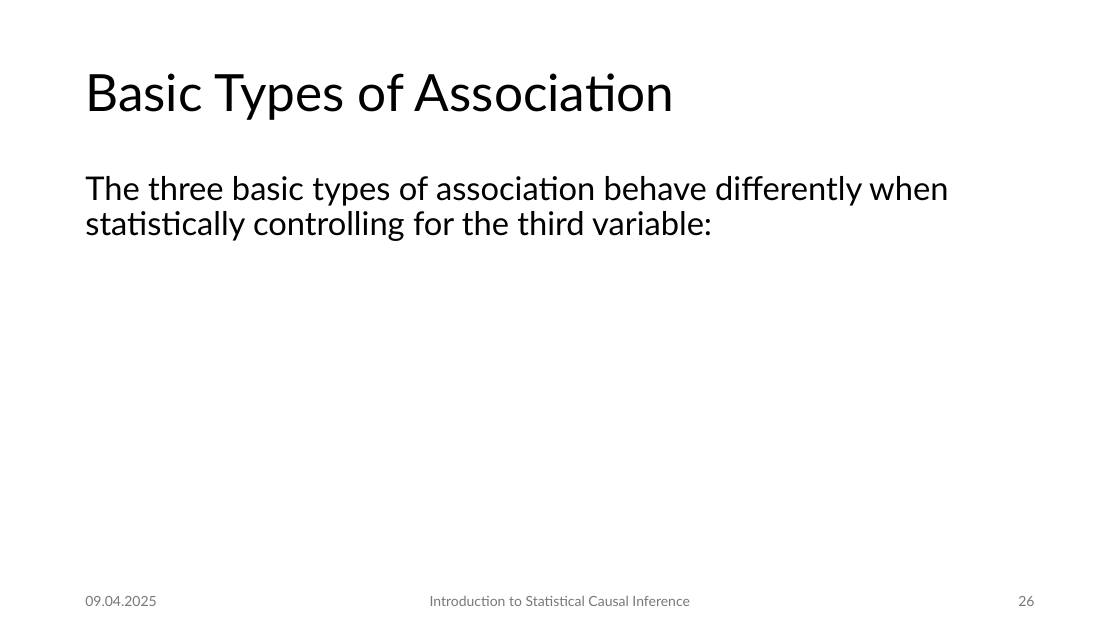
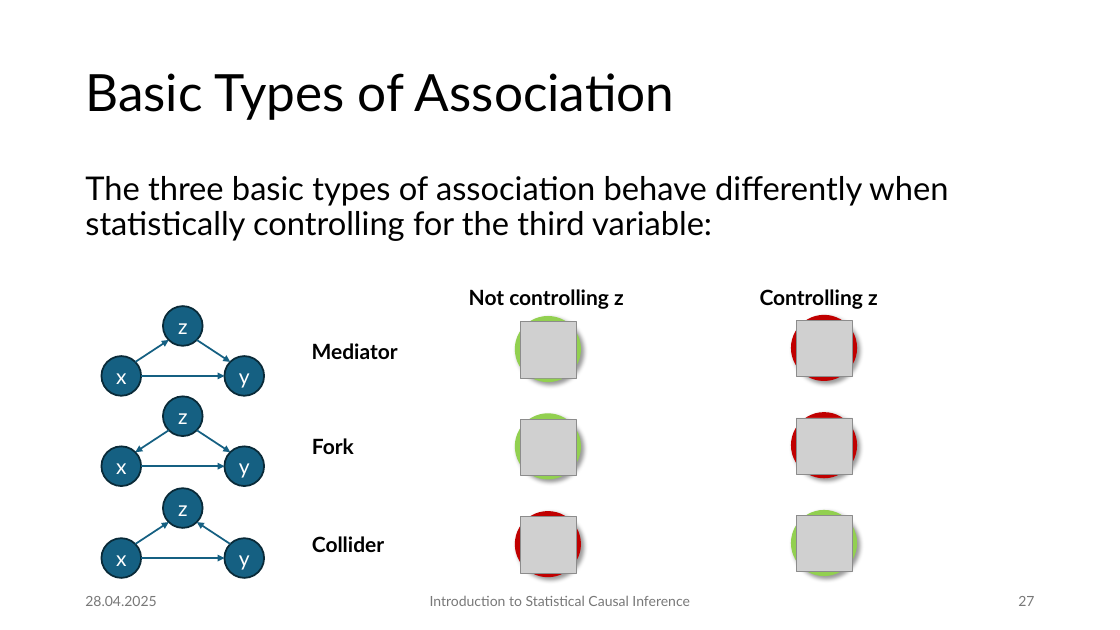
Before and after one commit to JulianFrattini/bda4sci, a slide deck: slide 27 of version2/slides/intro-sci.pptx (slide 26 before the commit). Drawn at 1120x630 pixels with LibreOffice and Linux fonts; fonts in the diff are those of the drawing; grey boxes stand for pictures. Boxes give left, top, right and bottom in pixels: in the first picture for what was removed or moved away, otherwise in the second. Text is boxed around its words. In the diff, an @@ line names an element or a change of style, - is before the commit and + after.

Commit message:
Updated slides and took more screenshots

```diff
--- a/version2/slides/intro-sci.pptx
+++ b/version2/slides/intro-sci.pptx
@@ text added at (x1=469, y1=289, x2=624, y2=309), 18 pt, text #000000, bold @@
+Not controlling z
@@ text added at (x1=760, y1=289, x2=878, y2=309), 18 pt, text #000000, bold @@
+Controlling z
@@ ellipse added at (x1=515, y1=316, x2=581, y2=382), fill #92D050 @@
@@ picture added at (x1=520, y1=322, x2=576, y2=378) @@
@@ ellipse added at (x1=791, y1=315, x2=858, y2=381), fill #C00000 @@
@@ picture added at (x1=797, y1=321, x2=853, y2=377) @@
@@ group added at (x1=102, y1=306, x2=398, y2=396): 3 ellipses, 3 arrows, 1 text @@
+x
+y
+z
+Mediator
@@ ellipse added at (x1=515, y1=413, x2=581, y2=480), fill #92D050 @@
@@ picture added at (x1=520, y1=419, x2=576, y2=476) @@
@@ ellipse added at (x1=791, y1=413, x2=858, y2=479), fill #C00000 @@
@@ picture added at (x1=797, y1=418, x2=853, y2=475) @@
@@ group added at (x1=102, y1=397, x2=354, y2=486): 3 ellipses, 3 arrows, 1 text @@
+x
+y
+z
+Fork
@@ group added at (x1=102, y1=488, x2=384, y2=578): 3 ellipses, 3 arrows, 1 text @@
+x
+y
+z
+Collider
@@ ellipse added at (x1=515, y1=511, x2=581, y2=577), fill #C00000 @@
@@ picture added at (x1=520, y1=517, x2=576, y2=573) @@
@@ ellipse added at (x1=791, y1=510, x2=858, y2=576), fill #92D050 @@
@@ picture added at (x1=797, y1=516, x2=853, y2=572) @@
@@ text at (x1=85, y1=596, x2=156, y2=606): text changed @@
-09.04.2025
+28.04.2025
@@ page number at (x1=1018, y1=596, x2=1034, y2=606): text changed @@
-26
+27
```
Also in this commit, not shown: 42 other slides changed, 1 slide added, 2 other files.
